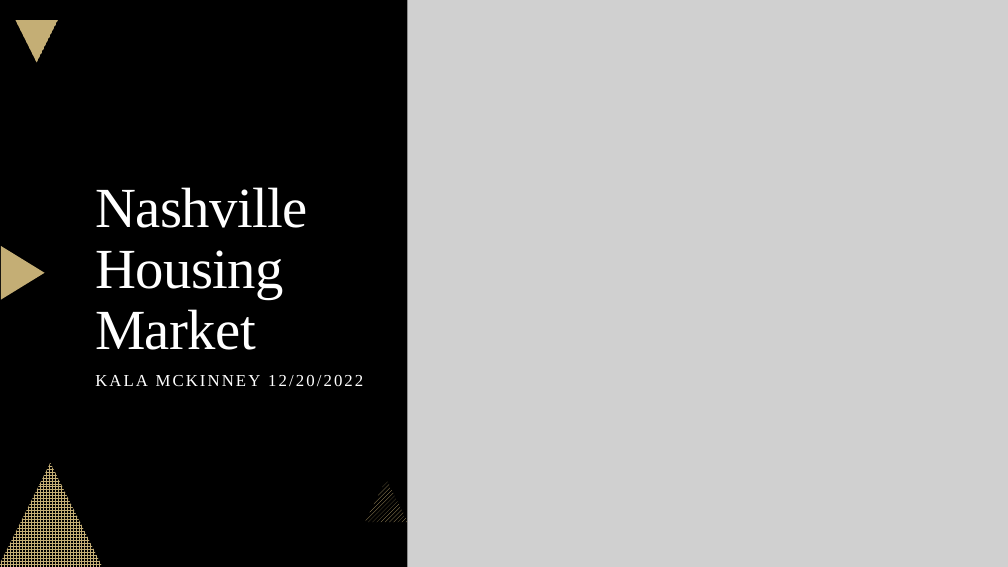
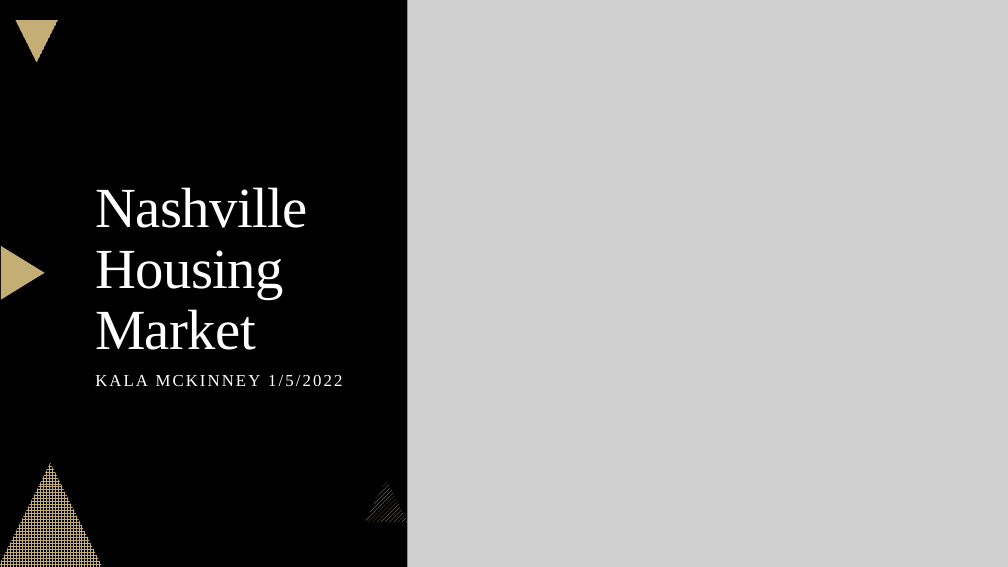
Before and after one commit to kalmckin/capstone_template, a slide deck: slide 1 of Nashville Housing Market_final.pptx. Drawn at 1008x567 pixels with LibreOffice and Linux fonts; fonts in the diff are those of the drawing; grey boxes stand for pictures. Boxes give left, top, right and bottom in pixels: in the first picture for what was removed or moved away, otherwise in the second. Text is boxed around its words. In the diff, an @@ line names an element or a change of style, - is before the commit and + after.

```diff
--- a/Nashville Housing Market_final.pptx
+++ b/Nashville Housing Market_final.pptx
@@ subtitle at [95,375,342,386]: text changed @@
-KALA MCKINNEY 12/20/2022
+KALA MCKINNEY 1/5/2022
```
Also in this commit, not shown: 6 other slides changed, 3 slides removed.
